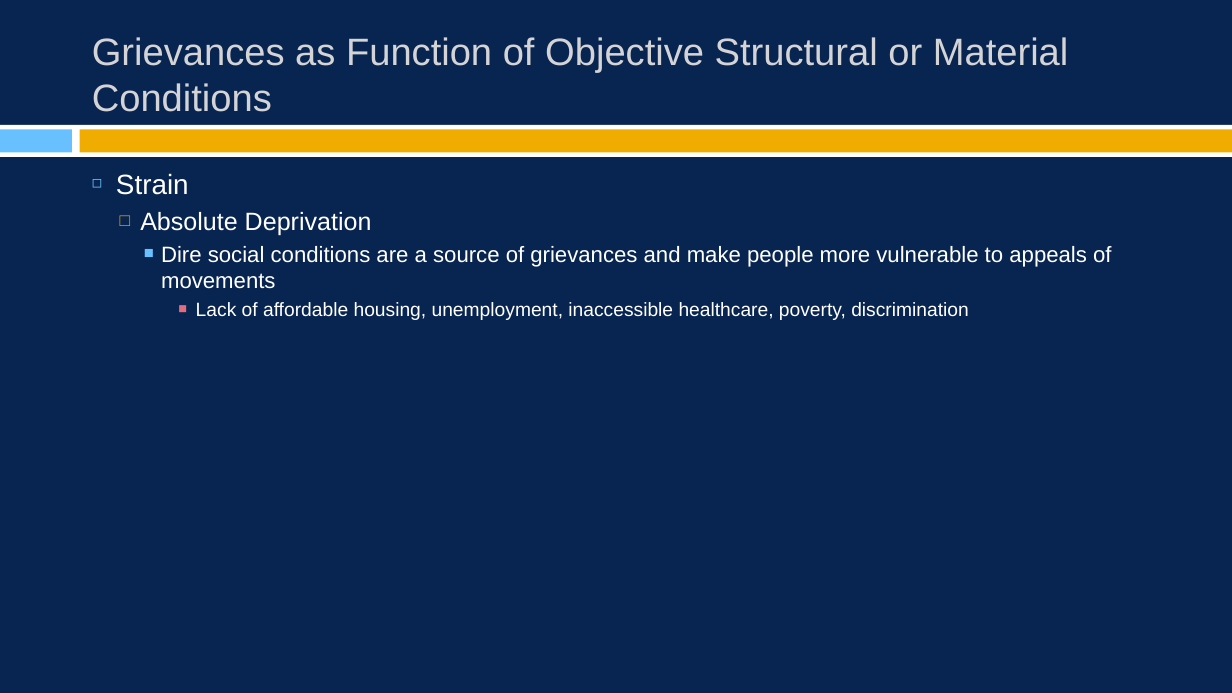
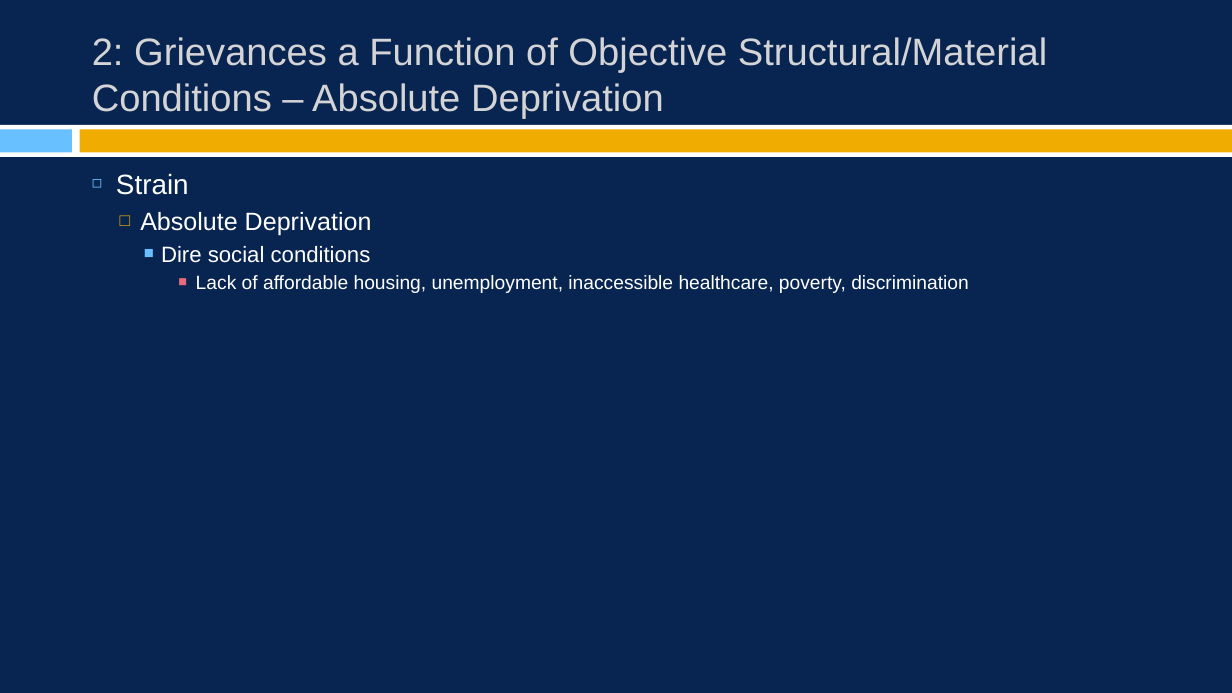
Before and after one commit to burrelvannjr/movements_csuf, a slide deck: slide 14 of ppts/notes/ch_2.pptx (slide 12 before the commit). Drawn at 1232x693 pixels with LibreOffice and Linux fonts; fonts in the diff are those of the drawing. Boxes give left, top, right and bottom in pixels: in the first picture for what was removed or moved away, otherwise in the second. Text is boxed around its words. In the diff, an @@ line names an element or a change of style, - is before the commit and + after.

```diff
--- a/ppts/notes/ch_2.pptx
+++ b/ppts/notes/ch_2.pptx
@@ title at [92,37,1047,119]: text changed @@
-Grievances as Function of Objective Structural or Material Conditions
+2: Grievances a Function of Objective Structural/Material Conditions – Absolute Deprivation
@@ text at [161,246,371,263]: text changed @@
-    ■ Dire social conditions are a source of grievances and make people more vulnerable to appeals of movements
+    ■ Dire social conditions
```
Also in this commit, not shown: 22 other slides changed, 7 slides added, 5 other files.
